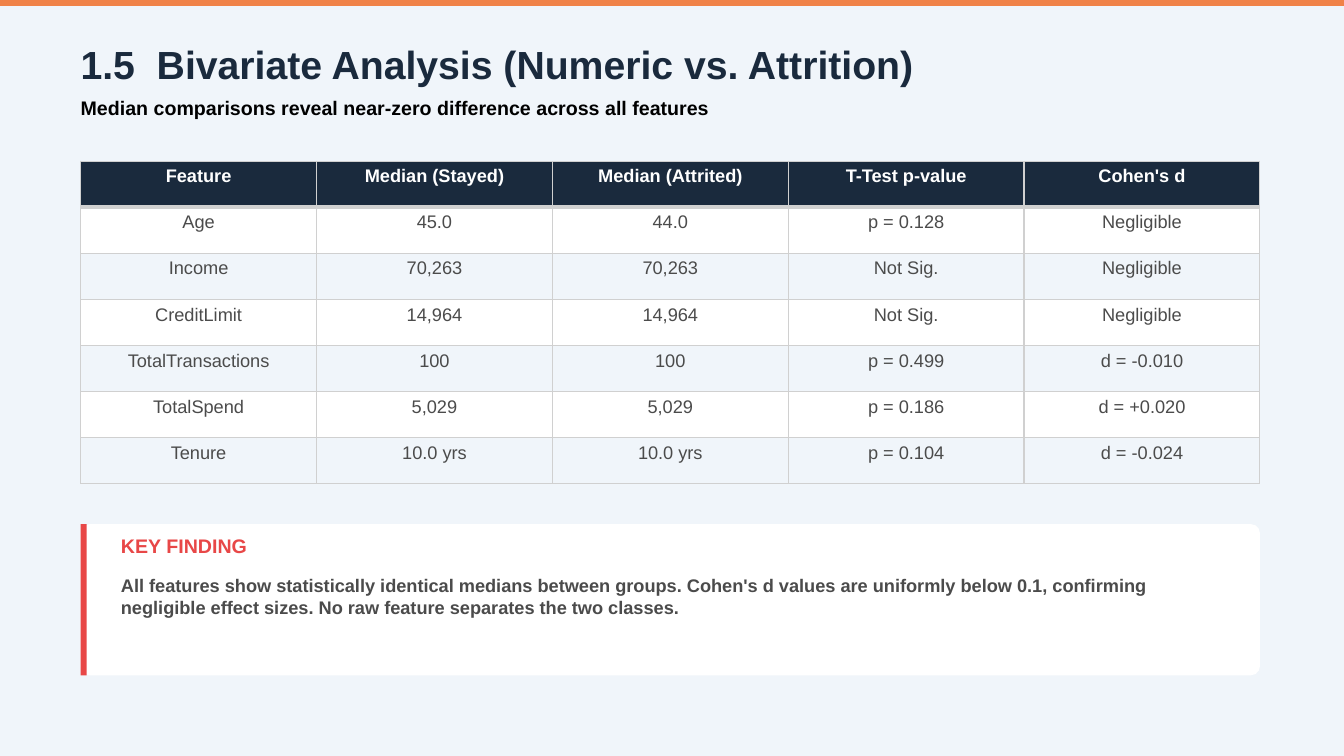
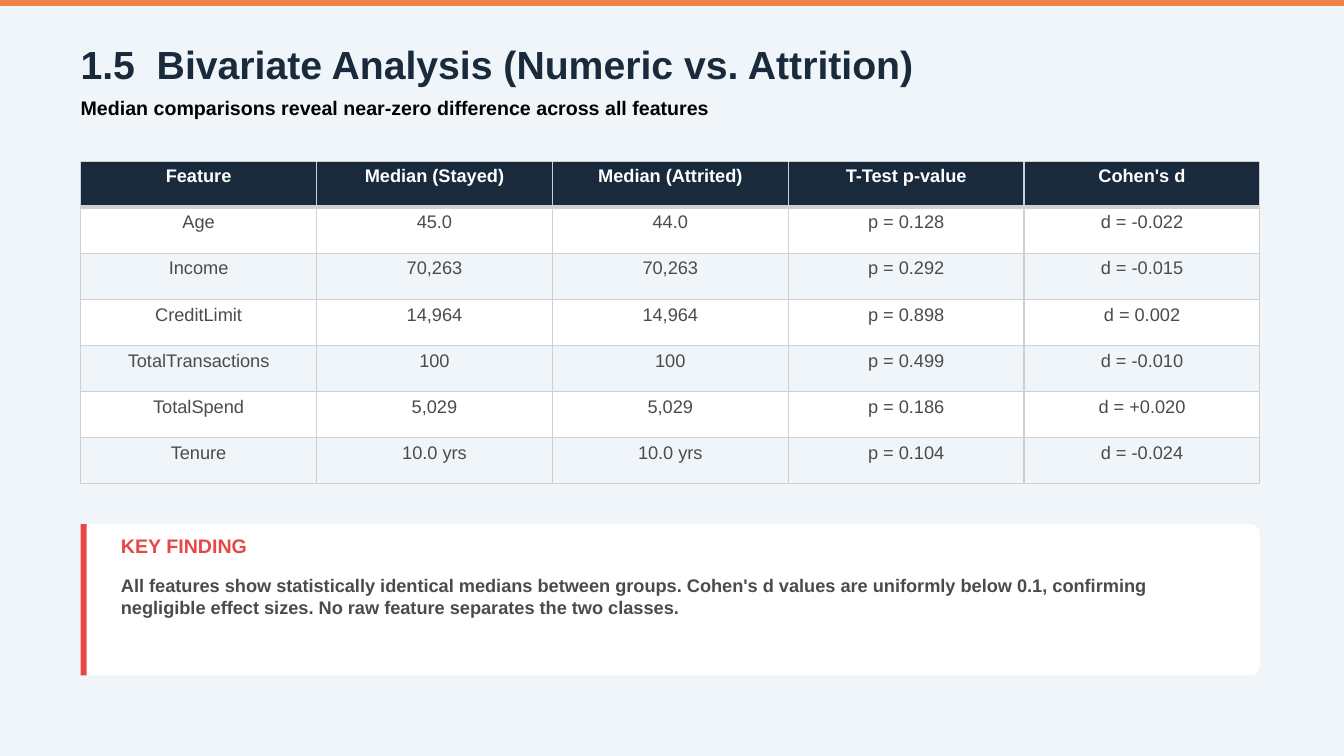
Before and after one commit to mind-wanderer00/ubp-attrition-api, a slide deck: slide 11 of presentation docs/Copino_UBP_Presentation_Final.pptx. Drawn at 1344x756 pixels with LibreOffice and Linux fonts; fonts in the diff are those of the drawing. Boxes give left, top, right and bottom in pixels: in the first picture for what was removed or moved away, otherwise in the second. Text is boxed around its words. In the diff, an @@ line names an element or a change of style, - is before the commit and + after.

```diff
--- a/presentation docs/Copino_UBP_Presentation_Final.pptx
+++ b/presentation docs/Copino_UBP_Presentation_Final.pptx
@@ table at bbox=[81, 161, 1260, 484] @@
-row 2, column 5: Negligible
+row 2, column 5: d = -0.022
-row 3, column 4: Not Sig.
+row 3, column 4: p = 0.292
-row 3, column 5: Negligible
+row 3, column 5: d = -0.015
-row 4, column 4: Not Sig.
+row 4, column 4: p = 0.898
-row 4, column 5: Negligible
+row 4, column 5: d = 0.002
```
Also in this commit, not shown: 8 other slides changed, 2 slides added, 3 other files.
